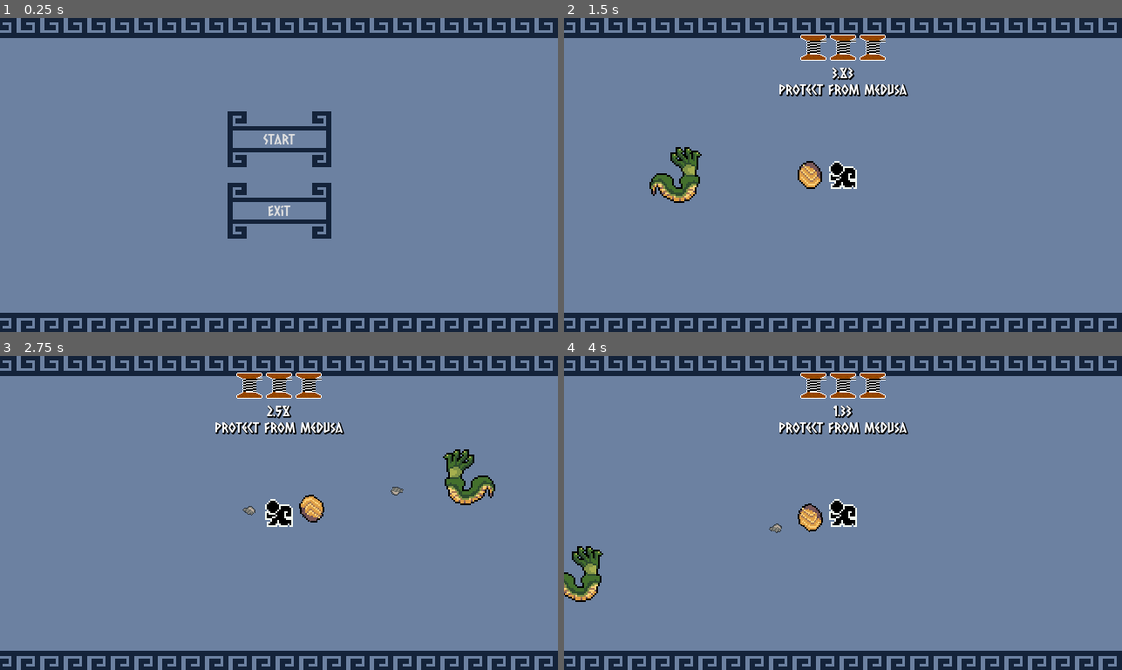
Above: before the commit, frames 1-4 (two rows, left to right).
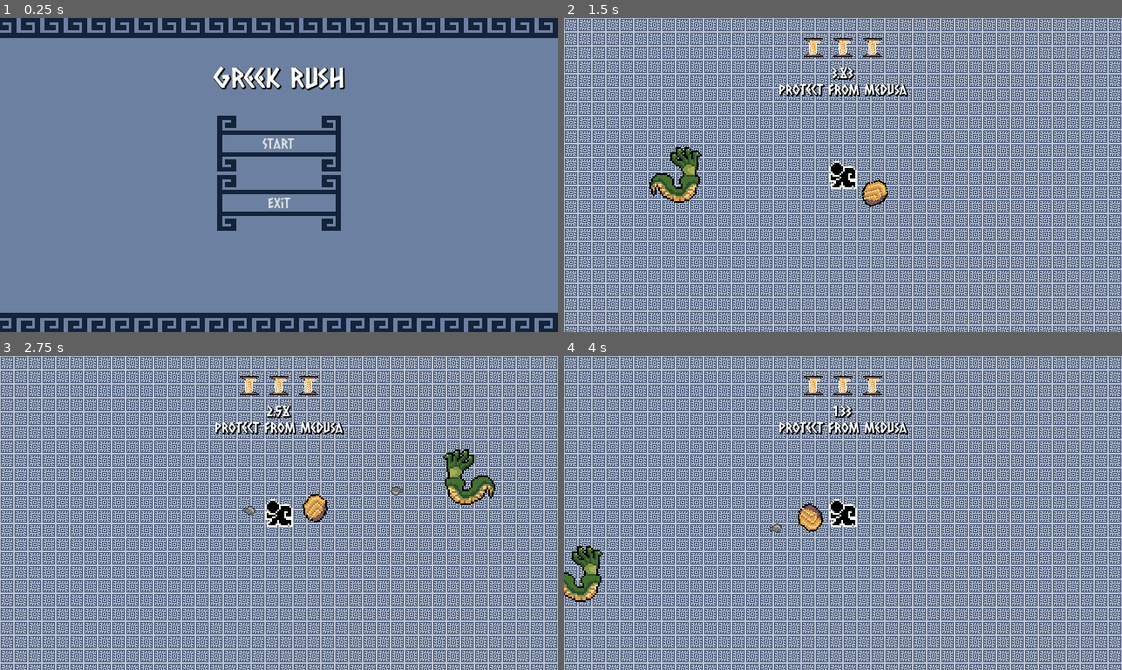
Above: after the commit, the same moments.

Repository: Magistratus-Studio/gmtk
Game: Godot game, scene res://Cenas/minigame_manager_scene.tscn
Same seed, same stepped clock (60 frames per second), same inputs: the game is played once before the commit and once after it.
Inputs (mouse positions are in pixels of both pictures, inside the frame that each line leads up to):
- Up to frame 1 (0.25 s): no input
- Up to frame 2 (1.5 s): click "Start" at 0.5 s; click "Medusa" at 1.25 s
- Up to frame 3 (2.75 s): move the mouse to (401, 497) at 2.02 s; press the mouse at (401, 497) at 2.03 s
- Up to frame 4 (4 s): move the mouse to (731, 528) at 2.77 s; release the mouse at (731, 528) at 2.78 s; click (731, 528) at 2.85 s; move the mouse to (898, 443) at 3.52 s; press the mouse at (898, 443) at 3.53 s

The runs differ from the first frame. In frame 1, 5.0% of the frame differs, in the area x 38-62%, y 15-71%; in frame 2, 98%, in the area x 0-100%, y 0-100%; in frame 3, 98%; in frame 4, 98%.

Commit message:
feat: add heroi

Diff:
--- /dev/null
+++ b/gmtk/Assets/fonte_Titulos.tres
@@ -0,0 +1,9 @@
+[gd_resource type="LabelSettings" format=3 uid="uid://dymp2kqnfqd78"]
+
+[ext_resource type="FontFile" uid="uid://ckh70sq6hvymg" path="res://Assets/CaesarDressing-Regular.ttf" id="1_wb4rp"]
+
+[resource]
+font = ExtResource("1_wb4rp")
+font_size = 32
+shadow_size = 3
+shadow_color = Color(0, 0, 0, 1)
--- a/gmtk/Cenas/Minijogos/Medusa/Medusa.tscn
+++ b/gmtk/Cenas/Minijogos/Medusa/Medusa.tscn
@@ -2,9 +2,12 @@
 
 [ext_resource type="Script" uid="uid://y1422xvabbvs" path="res://Cenas/Minijogos/Medusa/medusa.gd" id="1_vyocy"]
 [ext_resource type="PackedScene" uid="uid://6410gl83k8s7" path="res://Cenas/Minijogos/Medusa/disparo.tscn" id="2_mg0gg"]
-[ext_resource type="Texture2D" uid="uid://cqxyf375cu7md" path="res://Sprites/Fundo tela de inicio.png" id="3_rwmrl"]
 [ext_resource type="LabelSettings" uid="uid://dlnnkssqlns6o" path="res://Assets/fonte_principal.tres" id="5_067hr"]
 [ext_resource type="Texture2D" uid="uid://lt3yucfa1h3g" path="res://Sprites/Medusa.png" id="5_h0sqj"]
+
+[sub_resource type="AtlasTexture" id="AtlasTexture_x8nxp"]
+atlas = ExtResource("5_h0sqj")
+region = Rect2(0, 0, 16, 16)
 
 [sub_resource type="AtlasTexture" id="AtlasTexture_067hr"]
 atlas = ExtResource("5_h0sqj")
@@ -94,7 +97,8 @@
 anchor_bottom = 1.0
 grow_horizontal = 2
 grow_vertical = 2
-texture = ExtResource("3_rwmrl")
+texture = SubResource("AtlasTexture_x8nxp")
+stretch_mode = 1
 
 [node name="Escudo" type="AnimatedSprite2D" parent="." unique_id=472562629]
 position = Vector2(320, 180)
--- a/gmtk/Cenas/menu_inicial.tscn
+++ b/gmtk/Cenas/menu_inicial.tscn
@@ -2,6 +2,7 @@
 
 [ext_resource type="Script" uid="uid://cs5xb63jk6stj" path="res://Scripts/menu_controller.gd" id="1_4ahfv"]
 [ext_resource type="Texture2D" uid="uid://cqxyf375cu7md" path="res://Sprites/Fundo tela de inicio.png" id="2_sm8o4"]
+[ext_resource type="LabelSettings" uid="uid://dymp2kqnfqd78" path="res://Assets/fonte_Titulos.tres" id="3_21lpp"]
 [ext_resource type="Theme" uid="uid://b5q3uqdve1ja6" path="res://Assets/tema_botoes.tres" id="3_qdvqo"]
 
 [node name="MenuInicial" type="Control" unique_id=1398046020]
@@ -22,20 +23,34 @@
 grow_vertical = 2
 texture = ExtResource("2_sm8o4")
 
+[node name="Titulo" type="Label" parent="." unique_id=1583043089]
+layout_mode = 1
+anchors_preset = -1
+anchor_left = -0.0004999995
+anchor_top = 0.13333334
+anchor_right = 1.0
+anchor_bottom = 0.24455556
+offset_left = 0.3199997
+offset_bottom = -0.040000916
+text = "Greek rush"
+label_settings = ExtResource("3_21lpp")
+horizontal_alignment = 1
+metadata/_edit_use_anchors_ = true
+
 [node name="VBoxContainer" type="VBoxContainer" parent="." unique_id=1855859247]
 layout_mode = 1
-anchors_preset = 8
+anchors_preset = -1
 anchor_left = 0.5
-anchor_top = 0.5
+anchor_top = 0.62777776
 anchor_right = 0.5
-anchor_bottom = 0.5
-offset_left = -59.5
-offset_top = -50.5
-offset_right = 59.5
-offset_bottom = 50.5
+anchor_bottom = 0.62777776
+offset_left = -71.0
+offset_top = -114.0
+offset_right = 71.0
+offset_bottom = 114.0
 grow_horizontal = 2
 grow_vertical = 2
-theme_override_constants/separation = 18
+theme_override_constants/separation = 4
 metadata/_edit_use_anchors_ = true
 
 [node name="IniciarButton" type="Button" parent="VBoxContainer" unique_id=487106020]
--- a/gmtk/Cenas/minigame_manager_scene.tscn
+++ b/gmtk/Cenas/minigame_manager_scene.tscn
@@ -6,10 +6,10 @@
 [ext_resource type="PackedScene" uid="uid://b1a13bxuslybc" path="res://Cenas/seletor_caminho.tscn" id="4_f5rh3"]
 [ext_resource type="PackedScene" uid="uid://d3sot5xgqkdv8" path="res://Cenas/Minijogos/Arco/arco_odisseu.tscn" id="9_27606"]
 [ext_resource type="PackedScene" uid="uid://bjculms3pwg2t" path="res://Cenas/Minijogos/Hidra/hidra.tscn" id="10_5u8lg"]
+[ext_resource type="Texture2D" uid="uid://c5rq8plw1cbu2" path="res://Sprites/Carretel.png" id="10_mthxc"]
 [ext_resource type="PackedScene" uid="uid://d2yt5lwvfw3uh" path="res://Cenas/Minijogos/Medusa/Medusa.tscn" id="11_eq1h1"]
 [ext_resource type="PackedScene" uid="uid://5hx0nq0gfwen" path="res://Cenas/Minijogos/Ciclope/ciclope.tscn" id="12_arl2q"]
 [ext_resource type="PackedScene" uid="uid://d1qeky4720sqw" path="res://Cenas/Minijogos/Sisifo/Sisifo.tscn" id="13_uud8v"]
-[ext_resource type="Texture2D" uid="uid://cehcier1np2hq" path="res://Sprites/Vida-1.png.png" id="14_g8ekr"]
 [ext_resource type="LabelSettings" uid="uid://dlnnkssqlns6o" path="res://Assets/fonte_principal.tres" id="15_bdi2s"]
 
 [node name="MinigameManagerScene" type="Control" unique_id=1923513264 node_paths=PackedStringArray("timer_minigame", "vidas_container", "label_timer_minigame", "hud", "scene_controller") groups=["orquestrador"]]
@@ -68,17 +68,17 @@
 [node name="Vida" type="TextureRect" parent="HudTimers/VBoxContainer2/VidaContainer" unique_id=1395556812]
 custom_maximum_size = Vector2(30, 30)
 layout_mode = 2
-texture = ExtResource("14_g8ekr")
+texture = ExtResource("10_mthxc")
 
-[node name="Vida2" type="TextureRect" parent="HudTimers/VBoxContainer2/VidaContainer" unique_id=1992865998]
+[node name="Vida2" type="TextureRect" parent="HudTimers/VBoxContainer2/VidaContainer" unique_id=548585797]
 custom_maximum_size = Vector2(30, 30)
 layout_mode = 2
-texture = ExtResource("14_g8ekr")
+texture = ExtResource("10_mthxc")
 
-[node name="Vida3" type="TextureRect" parent="HudTimers/VBoxContainer2/VidaContainer" unique_id=1895149445]
+[node name="Vida3" type="TextureRect" parent="HudTimers/VBoxContainer2/VidaContainer" unique_id=429711988]
 custom_maximum_size = Vector2(30, 30)
 layout_mode = 2
-texture = ExtResource("14_g8ekr")
+texture = ExtResource("10_mthxc")
 
 [node name="LabelTimerMinigame" type="Label" parent="HudTimers/VBoxContainer2" unique_id=1447960999]
 layout_mode = 2
--- /dev/null
+++ b/gmtk/Cenas/personagem.gd
@@ -0,0 +1,22 @@
+extends Node2D # Ou Control, dependendo do tipo do seu nó Personagem
+
+func _ready() -> void:
+	atualizar_visual()
+
+func atualizar_visual() -> void:
+	# Pega todos os filhos (Sprite2D, Sprite2D2, etc) na ordem exata que estão na aba Scene
+	var sprites = get_children()
+
+	# 1. Esconde absolutamente todos os sprites primeiro
+	for sprite in sprites:
+		if sprite is Sprite2D:
+			sprite.hide()
+
+	# 2. Descobre qual sprite deve aparecer.
+	# A função min() é uma trava de segurança: impede o jogo de quebrar
+	# caso o jogador jogue mais vezes do que você tem sprites desenhados.
+	var indice_seguro = min(Globais.indice_sprite_personagem, sprites.size() - 1)
+
+	# 3. Mostra apenas o sprite correto
+	if sprites[indice_seguro] is Sprite2D:
+		sprites[indice_seguro].show()
--- a/gmtk/Cenas/seletor_caminho.tscn
+++ b/gmtk/Cenas/seletor_caminho.tscn
@@ -4,6 +4,32 @@
 [ext_resource type="Texture2D" uid="uid://cqxyf375cu7md" path="res://Sprites/Fundo tela de inicio.png" id="2_nc73i"]
 [ext_resource type="Theme" uid="uid://b5q3uqdve1ja6" path="res://Assets/tema_botoes.tres" id="3_hej73"]
 [ext_resource type="LabelSettings" uid="uid://dlnnkssqlns6o" path="res://Assets/fonte_principal.tres" id="4_hej73"]
+[ext_resource type="Script" uid="uid://by080li3jepy" path="res://Cenas/personagem.gd" id="5_ipbtg"]
+[ext_resource type="Texture2D" uid="uid://crvu6mgtuah6x" path="res://Sprites/Heroi fases.png" id="5_y1mm1"]
+
+[sub_resource type="AtlasTexture" id="AtlasTexture_otrat"]
+atlas = ExtResource("5_y1mm1")
+region = Rect2(1, 13, 24, 35)
+
+[sub_resource type="AtlasTexture" id="AtlasTexture_y1mm1"]
+atlas = ExtResource("5_y1mm1")
+region = Rect2(36, 13, 24, 35)
+
+[sub_resource type="AtlasTexture" id="AtlasTexture_ipbtg"]
+atlas = ExtResource("5_y1mm1")
+region = Rect2(2, 51, 27, 45)
+
+[sub_resource type="AtlasTexture" id="AtlasTexture_tck4q"]
+atlas = ExtResource("5_y1mm1")
+region = Rect2(2, 51, 27, 45)
+
+[sub_resource type="AtlasTexture" id="AtlasTexture_r37qa"]
+atlas = ExtResource("5_y1mm1")
+region = Rect2(34, 51, 27, 45)
+
+[sub_resource type="AtlasTexture" id="AtlasTexture_iv6lu"]
+atlas = ExtResource("5_y1mm1")
+region = Rect2(119, 41, 33, 55)
 
 [node name="SeletorCaminho" type="Control" unique_id=188329596 groups=["seletor"]]
 layout_mode = 3
@@ -30,10 +56,10 @@
 anchor_top = 0.5
 anchor_right = 0.5
 anchor_bottom = 0.5
-offset_left = -20.0
-offset_top = -20.0
-offset_right = 20.0
-offset_bottom = 20.0
+offset_left = -5.0
+offset_top = -9.0
+offset_right = 208.0
+offset_bottom = 55.0
 grow_horizontal = 2
 grow_vertical = 2
 theme_override_constants/separation = 25
@@ -62,5 +88,49 @@
 horizontal_alignment = 1
 metadata/_edit_use_anchors_ = true
 
+[node name="Personagem" type="Node2D" parent="." unique_id=1040385905]
+script = ExtResource("5_ipbtg")
+
+[node name="Sprite2D" type="Sprite2D" parent="Personagem" unique_id=1189848256]
+position = Vector2(157.5, 196.5)
+scale = Vector2(5, 5)
+texture = SubResource("AtlasTexture_otrat")
+
+[node name="Sprite2D2" type="Sprite2D" parent="Personagem" unique_id=1960787361]
+visible = false
+position = Vector2(157.5, 196.5)
+scale = Vector2(5, 5)
+texture = SubResource("AtlasTexture_y1mm1")
+
+[node name="Sprite2D3" type="Sprite2D" parent="Personagem" unique_id=359168919]
+visible = false
+position = Vector2(157.5, 196.5)
+scale = Vector2(5, 5)
+texture = SubResource("AtlasTexture_ipbtg")
+
+[node name="Sprite2D4" type="Sprite2D" parent="Personagem" unique_id=961789951]
+visible = false
+position = Vector2(157.5, 196.5)
+scale = Vector2(5, 5)
+texture = SubResource("AtlasTexture_tck4q")
+
+[node name="Sprite2D5" type="Sprite2D" parent="Personagem" unique_id=1275006547]
+visible = false
+position = Vector2(157.5, 196.5)
+scale = Vector2(5, 5)
+texture = SubResource("AtlasTexture_r37qa")
+
+[node name="Sprite2D6" type="Sprite2D" parent="Personagem" unique_id=1942794290]
+visible = false
+position = Vector2(157.5, 196.5)
+scale = Vector2(5, 5)
+texture = SubResource("AtlasTexture_iv6lu")
+
+[node name="Sprite2D7" type="Sprite2D" parent="Personagem" unique_id=661587654]
+visible = false
+position = Vector2(157.5, 196.5)
+scale = Vector2(5, 5)
+texture = SubResource("AtlasTexture_iv6lu")
+
 [connection signal="pressed" from="HBoxContainer/Button" to="." method="_on_button_pressed" flags=18]
 [connection signal="pressed" from="HBoxContainer/Button2" to="." method="_on_button_pressed" flags=18]
--- a/gmtk/Cenas/tela_conclusao.tscn
+++ b/gmtk/Cenas/tela_conclusao.tscn
@@ -3,7 +3,33 @@
 [ext_resource type="Script" uid="uid://ov8l3ildxnh0" path="res://Scripts/tela_conclusao.gd" id="1_4u5a8"]
 [ext_resource type="Texture2D" uid="uid://cqxyf375cu7md" path="res://Sprites/Fundo tela de inicio.png" id="2_maa8k"]
 [ext_resource type="Theme" uid="uid://b5q3uqdve1ja6" path="res://Assets/tema_botoes.tres" id="3_3ip3n"]
-[ext_resource type="LabelSettings" uid="uid://dlnnkssqlns6o" path="res://Assets/fonte_principal.tres" id="4_3ip3n"]
+[ext_resource type="LabelSettings" uid="uid://dymp2kqnfqd78" path="res://Assets/fonte_Titulos.tres" id="4_3ip3n"]
+[ext_resource type="Script" uid="uid://by080li3jepy" path="res://Cenas/personagem.gd" id="5_1w5cg"]
+[ext_resource type="Texture2D" uid="uid://crvu6mgtuah6x" path="res://Sprites/Heroi fases.png" id="6_3jxyd"]
+
+[sub_resource type="AtlasTexture" id="AtlasTexture_nj3cl"]
+atlas = ExtResource("6_3jxyd")
+region = Rect2(1, 13, 24, 35)
+
+[sub_resource type="AtlasTexture" id="AtlasTexture_tt3mi"]
+atlas = ExtResource("6_3jxyd")
+region = Rect2(36, 13, 24, 35)
+
+[sub_resource type="AtlasTexture" id="AtlasTexture_wh0v7"]
+atlas = ExtResource("6_3jxyd")
+region = Rect2(2, 51, 27, 45)
+
+[sub_resource type="AtlasTexture" id="AtlasTexture_63d3r"]
+atlas = ExtResource("6_3jxyd")
+region = Rect2(2, 51, 27, 45)
+
+[sub_resource type="AtlasTexture" id="AtlasTexture_86a58"]
+atlas = ExtResource("6_3jxyd")
+region = Rect2(34, 51, 27, 45)
+
+[sub_resource type="AtlasTexture" id="AtlasTexture_1a3uu"]
+atlas = ExtResource("6_3jxyd")
+region = Rect2(119, 41, 33, 55)
 
 [node name="TelaConclusao" type="Control" unique_id=1906703916]
 layout_mode = 3
@@ -53,4 +79,48 @@
 horizontal_alignment = 1
 metadata/_edit_use_anchors_ = true
 
+[node name="Personagem" type="Node2D" parent="." unique_id=1637532908]
+script = ExtResource("5_1w5cg")
+
+[node name="Sprite2D" type="Sprite2D" parent="Personagem" unique_id=1566061127]
+position = Vector2(157.5, 196.5)
+scale = Vector2(5, 5)
+texture = SubResource("AtlasTexture_nj3cl")
+
+[node name="Sprite2D2" type="Sprite2D" parent="Personagem" unique_id=1088318385]
+visible = false
+position = Vector2(157.5, 196.5)
+scale = Vector2(5, 5)
+texture = SubResource("AtlasTexture_tt3mi")
+
+[node name="Sprite2D3" type="Sprite2D" parent="Personagem" unique_id=1335293884]
+visible = false
+position = Vector2(157.5, 196.5)
+scale = Vector2(5, 5)
+texture = SubResource("AtlasTexture_wh0v7")
+
+[node name="Sprite2D4" type="Sprite2D" parent="Personagem" unique_id=2004532925]
+visible = false
+position = Vector2(157.5, 196.5)
+scale = Vector2(5, 5)
+texture = SubResource("AtlasTexture_63d3r")
+
+[node name="Sprite2D5" type="Sprite2D" parent="Personagem" unique_id=787223757]
+visible = false
+position = Vector2(157.5, 196.5)
+scale = Vector2(5, 5)
+texture = SubResource("AtlasTexture_86a58")
+
+[node name="Sprite2D6" type="Sprite2D" parent="Personagem" unique_id=1208008708]
+visible = false
+position = Vector2(157.5, 196.5)
+scale = Vector2(5, 5)
+texture = SubResource("AtlasTexture_1a3uu")
+
+[node name="Sprite2D7" type="Sprite2D" parent="Personagem" unique_id=546283085]
+visible = false
+position = Vector2(157.5, 196.5)
+scale = Vector2(5, 5)
+texture = SubResource("AtlasTexture_1a3uu")
+
 [connection signal="pressed" from="Button" to="." method="_on_button_pressed"]
--- a/gmtk/Scripts/Globais.gd
+++ b/gmtk/Scripts/Globais.gd
@@ -2,3 +2,4 @@
 
 var arrastando: bool = false
 var vitoria: bool = false
+var indice_sprite_personagem: int = 0
--- a/gmtk/Scripts/minigame_manager.gd
+++ b/gmtk/Scripts/minigame_manager.gd
@@ -62,6 +62,7 @@
 		timer_minigame.start()
 	elif instancia.has_signal("iniciar_jogo"): # conectar sinais menu
 		instancia.iniciar_jogo.connect(_iniciar_jogo)
+		Globais.indice_sprite_personagem = 0
 	elif instancia.has_signal("minigame_selecionado"): # conectar sinais seletor
 		instancia.minigame_selecionado.connect(_on_minigame_selecionado)
 	elif instancia.has_signal("voltar_menu"): # conectar sinais tela final
@@ -73,6 +74,7 @@
 func _on_minigame_concluido(sucesso: bool) -> void:
 	parar_timer_minigame()
 	if sucesso:
+		Globais.indice_sprite_personagem += 1
 		if minigames_disponiveis.size() == 0:
 			Globais.vitoria = true
 			carregar_cena(tela_conclusao) # com vitória
--- a/gmtk/project.godot
+++ b/gmtk/project.godot
@@ -10,7 +10,7 @@
 
 [application]
 
-config/name="gmtk"
+config/name="Greek Rush"
 run/main_scene="uid://dtge0soaf8pvv"
 config/features=PackedStringArray("4.7", "GL Compatibility")
 config/icon="res://icon.svg"
Not shown, added: gmtk/Cenas/personagem.gd.uid
Binary file added: gmtk/Sprites/Carretel.png
Not shown, added: gmtk/Sprites/Carretel.png.import
Binary file added: gmtk/Sprites/Heroi fases.png
Not shown, added: gmtk/Sprites/Heroi fases.png.import
